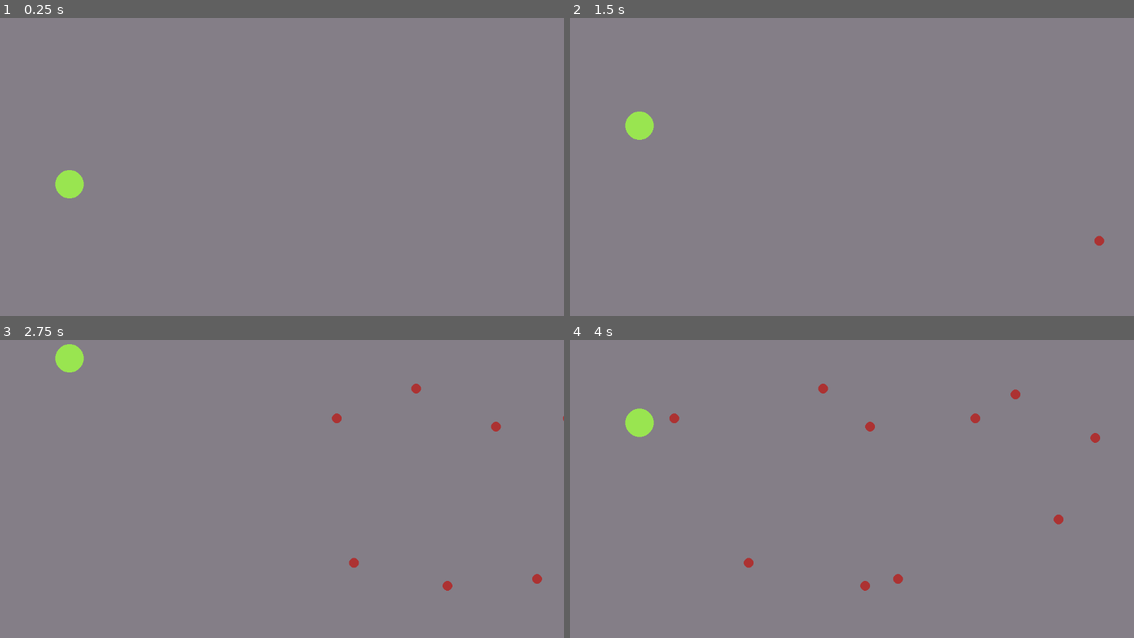
Above: before the commit, frames 1-4 (two rows, left to right).
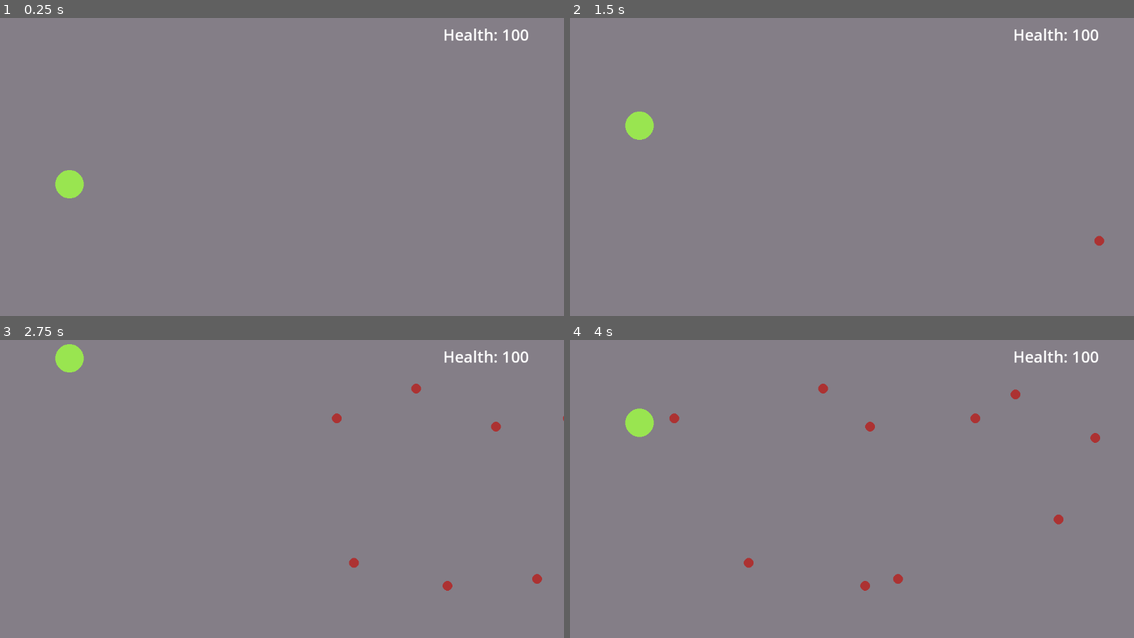
Above: after the commit, the same moments.

Repository: phantomvines/the_20_games_challenge
Game: Godot game, scene res://scenes/main.tscn
Two runs of this game, one before a commit and one after it. Both use one fixed random seed, a clock stepped at 60 frames per second and the inputs below.
Inputs:
- Up to frame 1 (0.25 s): no input
- Up to frame 2 (1.5 s): hold Space (space) 0.53-1.28 s; tap Space (space) at 1.35 s
- Up to frame 3 (2.75 s): hold Space (space) from 2.03 s (still down)
- Up to frame 4 (4 s): release Space (space) at 2.78 s; tap Space (space) at 2.85 s; hold Space (space) from 3.53 s (still down)

The runs differ from the first frame. In frame 1, 0.2% of the frame differs, in the area x 78-94%, y 3-8%; in frame 2, 0.2%; in frame 3, 0.2%; in frame 4, 0.2%.

Commit message:
projectile speed and damage variation

Diff:
--- a/jetpack-joyride/scenes/main.tscn
+++ b/jetpack-joyride/scenes/main.tscn
@@ -9,6 +9,9 @@
 
 [sub_resource type="RectangleShape2D" id="RectangleShape2D_sugp2"]
 size = Vector2(199, 20)
+
+[sub_resource type="LabelSettings" id="LabelSettings_sugp2"]
+font_size = 32
 
 [node name="main" type="Node2D"]
 script = ExtResource("1_sugp2")
@@ -31,3 +34,11 @@
 [node name="CollisionShape2D" type="CollisionShape2D" parent="ceiling"]
 position = Vector2(152, 0)
 shape = SubResource("RectangleShape2D_sugp2")
+
+[node name="health_counter" type="Label" parent="."]
+offset_left = 905.0
+offset_top = 13.0
+offset_right = 945.0
+offset_bottom = 36.0
+text = "Health: 100"
+label_settings = SubResource("LabelSettings_sugp2")
--- a/jetpack-joyride/scripts/main.gd
+++ b/jetpack-joyride/scripts/main.gd
@@ -6,6 +6,9 @@
 @export var projectile_frequency = 0.05
 
 func _physics_process(delta: float) -> void:
+	# update health label
+	$health_counter.text = "Health: " + str(Scenemanager.health)
+
 	# get random float between 0 and 1
 	var rand = randf()
 
--- a/jetpack-joyride/scripts/projectile.gd
+++ b/jetpack-joyride/scripts/projectile.gd
@@ -6,6 +6,8 @@
 func _ready() -> void:
 	# every projectile gets a random speed
 	speed = randf_range(200, 400)
+	# slower projectiles do more damage
+	damage = round(15-(speed/100 * 2))
 
 func _physics_process(delta: float) -> void:
 	position.x -= speed*delta
@@ -17,7 +19,8 @@
 # TODO maybe check if body that entered is player
 func _on_area_2d_body_entered(body: Node2D) -> void:
 	# subtract health from player
-	Scenemanager.health -= 10
+	Scenemanager.health -= damage
+
 	# if health hits zero, death
 	if Scenemanager.health <= 0:
 		print("death")
Not shown: 1 places in jetpack-joyride/scenes/main.tscn that only renumber resources
